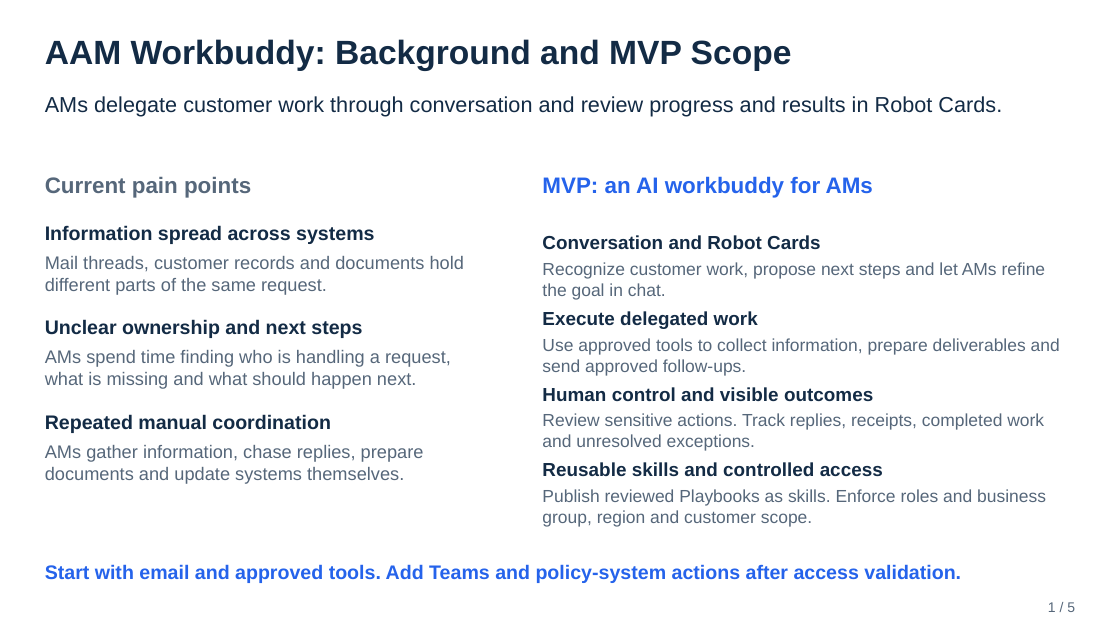
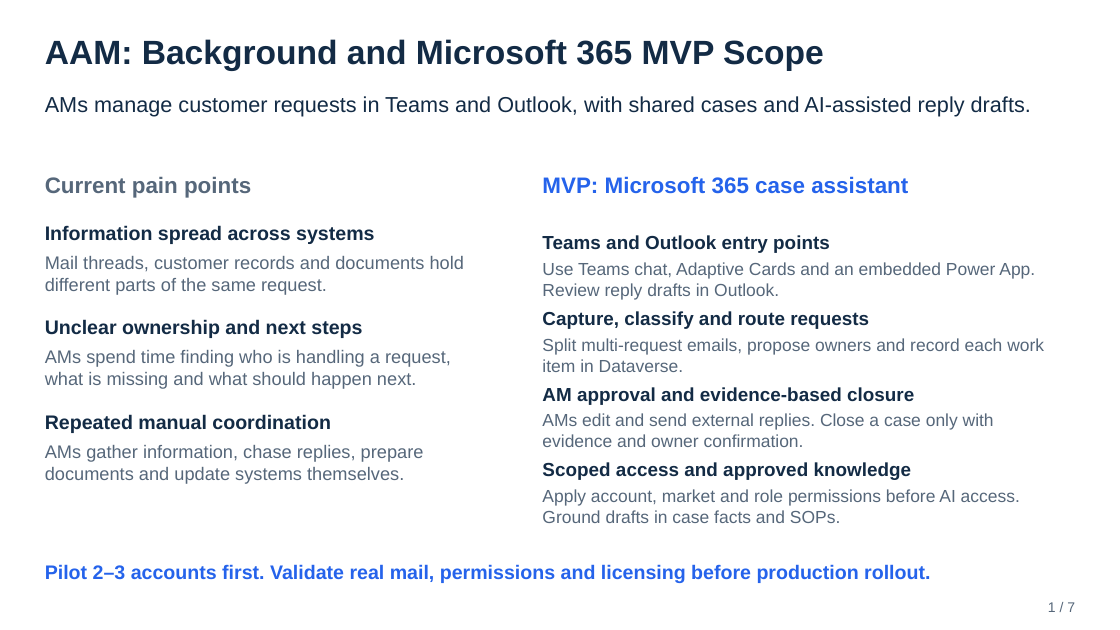
Before and after one commit to realAaronWu/aam, a slide deck: slide 1 of docs/presentations/aam-project-overview-mvp.pptx. Drawn at 1120x630 pixels with LibreOffice and Linux fonts; fonts in the diff are those of the drawing. Boxes give left, top, right and bottom in pixels: in the first picture for what was removed or moved away, otherwise in the second. Text is boxed around its words. In the diff, an @@ line names an element or a change of style, - is before the commit and + after.

Commit message:
docs: update AAM deck with Microsoft 365 architecture and platform costs

```diff
--- a/docs/presentations/aam-project-overview-mvp.pptx
+++ b/docs/presentations/aam-project-overview-mvp.pptx
@@ text at (45, 39, 824, 70): text changed @@
-AAM Workbuddy: Background and MVP Scope
+AAM: Background and Microsoft 365 MVP Scope
@@ text at (45, 96, 1031, 117): text changed @@
-AMs delegate customer work through conversation and review progress and results in Robot Cards.
+AMs manage customer requests in Teams and Outlook, with shared cases and AI-assisted reply drafts.
@@ text at (542, 176, 908, 194): text changed @@
-MVP: an AI workbuddy for AMs
+MVP: Microsoft 365 case assistant
@@ text at (542, 235, 830, 253): text changed @@
-Conversation and Robot Cards
+Teams and Outlook entry points
@@ text at (542, 262, 1035, 300): text changed @@
-Recognize customer work, propose next steps and let AMs refine the goal in chat.
+Use Teams chat, Adaptive Cards and an embedded Power App. Review reply drafts in Outlook.
@@ text at (542, 311, 869, 329): text changed @@
-Execute delegated work
+Capture, classify and route requests
@@ text at (542, 338, 1044, 372): text changed @@
-Use approved tools to collect information, prepare deliverables and send approved follow-ups.
+Split multi-request emails, propose owners and record each work item in Dataverse.
@@ text at (542, 387, 914, 405): text changed @@
-Human control and visible outcomes
+AM approval and evidence-based closure
@@ text at (542, 413, 994, 447): text changed @@
-Review sensitive actions. Track replies, receipts, completed work and unresolved exceptions.
+AMs edit and send external replies. Close a case only with evidence and owner confirmation.
@@ text at (542, 462, 912, 480): text changed @@
-Reusable skills and controlled access
+Scoped access and approved knowledge
@@ text at (542, 489, 1020, 523): text changed @@
-Publish reviewed Playbooks as skills. Enforce roles and business group, region and customer scope.
+Apply account, market and role permissions before AI access. Ground drafts in case facts and SOPs.
@@ text at (45, 564, 930, 583): text changed @@
-Start with email and approved tools. Add Teams and policy-system actions after access validation.
+Pilot 2–3 accounts first. Validate real mail, permissions and licensing before production rollout.
@@ text at (1048, 602, 1075, 612): text changed @@
-1 / 5
+1 / 7
```
Also in this commit, not shown: 1 other slide changed, 5 slides added, 3 slides removed.
